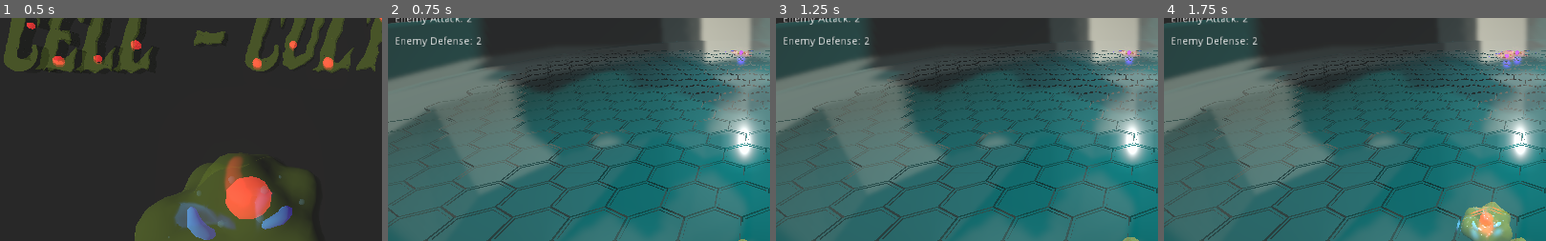
Above: before the commit, frames 1-4 (left to right).
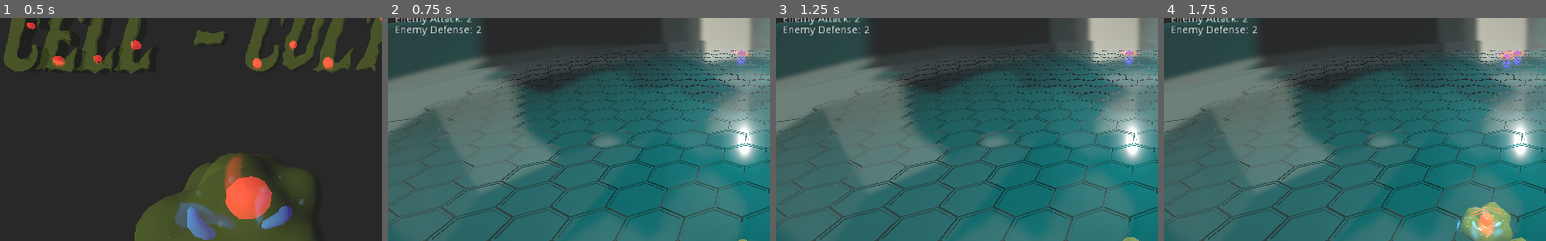
Above: after the commit, the same moments.

Repository: KrtzDev/cell-culture
Game: Godot game, scene res://MainMenu.tscn
Same seed, same stepped clock (60 frames per second), same inputs: the game is played once before the commit and once after it.
Inputs:
- Up to frame 1 (0.5 s): no input
- Up to frame 2 (0.75 s): click "PLAY" at 0.5 s
- Up to frame 3 (1.25 s): no input
- Up to frame 4 (1.75 s): click "Start Simulation" at 1.25 s
The pictures show only the part of the screen within x 2-52%, y 18-68%; the shares and areas given below are measured in that part.

Frame 1 is identical in both runs. In frame 2, 0.6% of the frame differs, in the area x 2-25%, y 3-13%; in frame 3, 0.6%; in frame 4, 0.6%.

Commit message:
cleaning up

Diff:
--- a/cell-culture/Interface/Interface.gd
+++ b/cell-culture/Interface/Interface.gd
@@ -25,7 +25,7 @@
 		newText += playerCells
 
 	newText += "\n\nEnemy Attack: " + str(gameManager.enemyStats["attack"])
-	newText += "\n\nEnemy Defense: " + str(gameManager.enemyStats["defense"])
+	newText += "\nEnemy Defense: " + str(gameManager.enemyStats["defense"])
 
 	$Stats.text = newText
 
Not shown, changed: build/web/cell-culture.html
Not shown, changed: build/web/cell-culture.pck
Not shown, changed: build/win/cell-culture.pck
